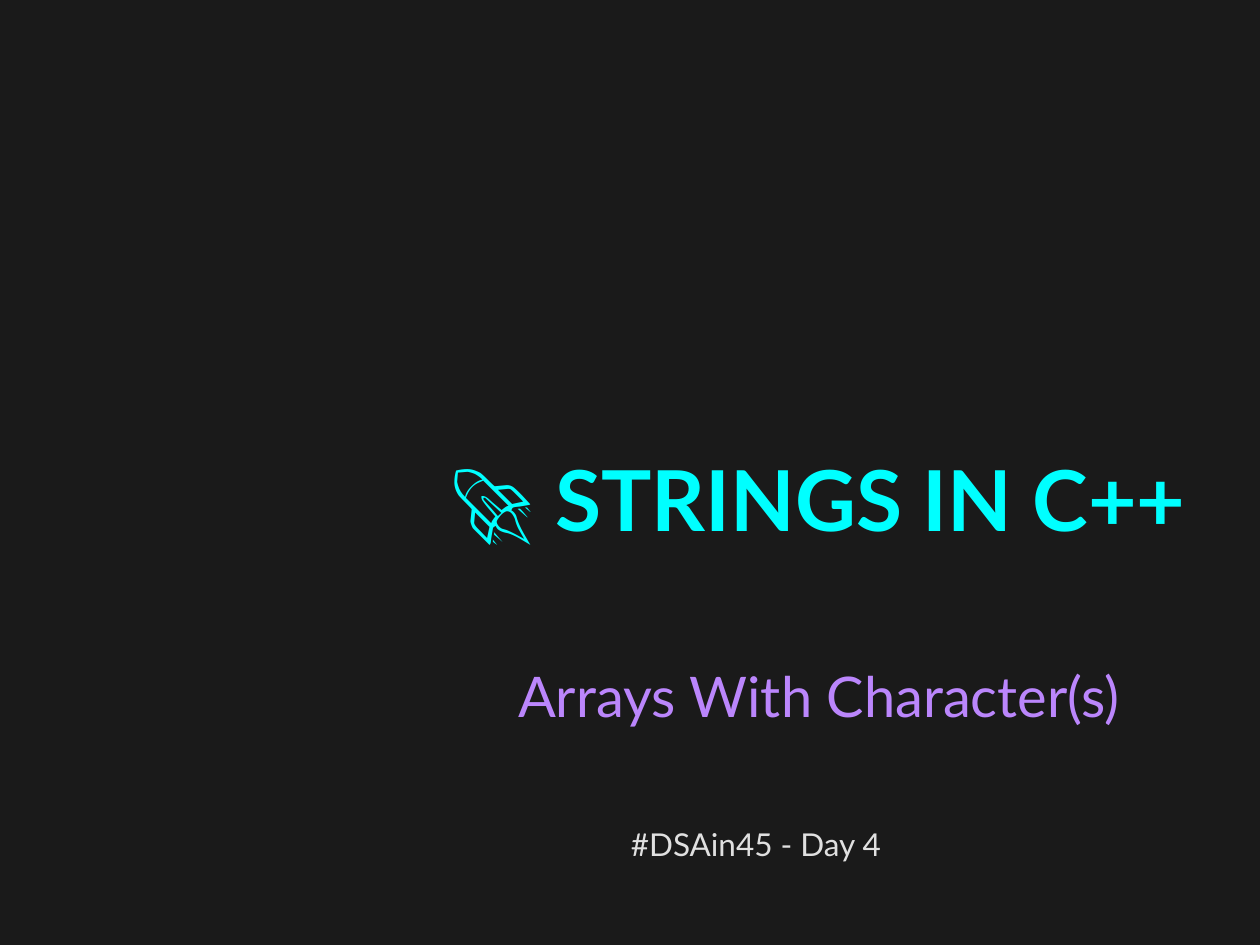
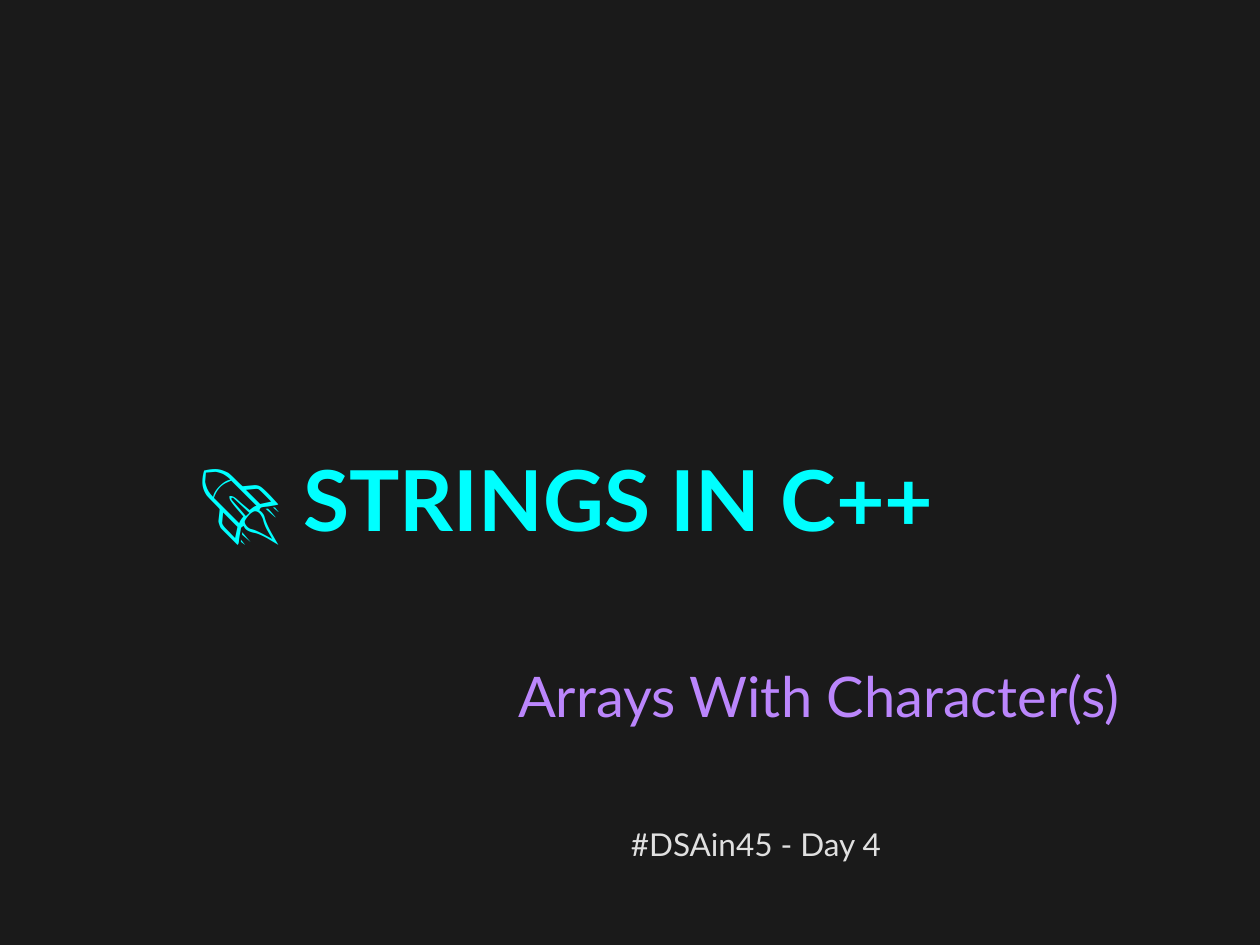
Before and after one commit to DEVELOPERX-coder/PPT-Automation, a slide deck: slide 1 of strings_in_cpp.pptx. Drawn at 1260x945 pixels with LibreOffice and Linux fonts; fonts in the diff are those of the drawing. Boxes give left, top, right and bottom in pixels: in the first picture for what was removed or moved away, otherwise in the second. Text is boxed around its words. In the diff, an @@ line names an element or a change of style, - is before the commit and + after.

Commit message:
essential updates for ppt generator

```diff
--- a/strings_in_cpp.pptx
+++ b/strings_in_cpp.pptx
@@ text "🚀 STRINGS IN C++": place and size @@
-text "🚀 STRINGS IN C++" at [555, 469, 1186, 532]
+text "🚀 STRINGS IN C++" at [303, 469, 934, 532]
```
Also in this commit, not shown: 4 other files.
